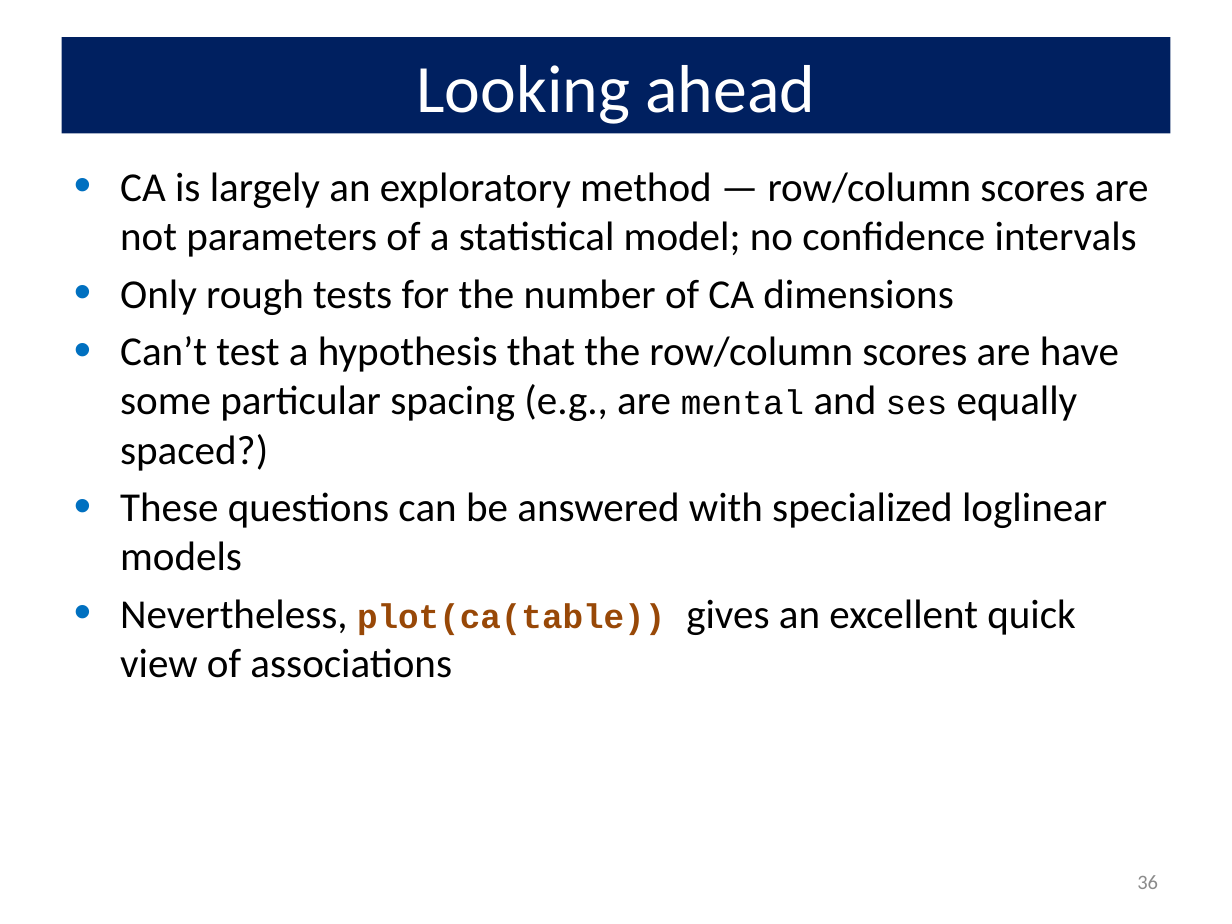
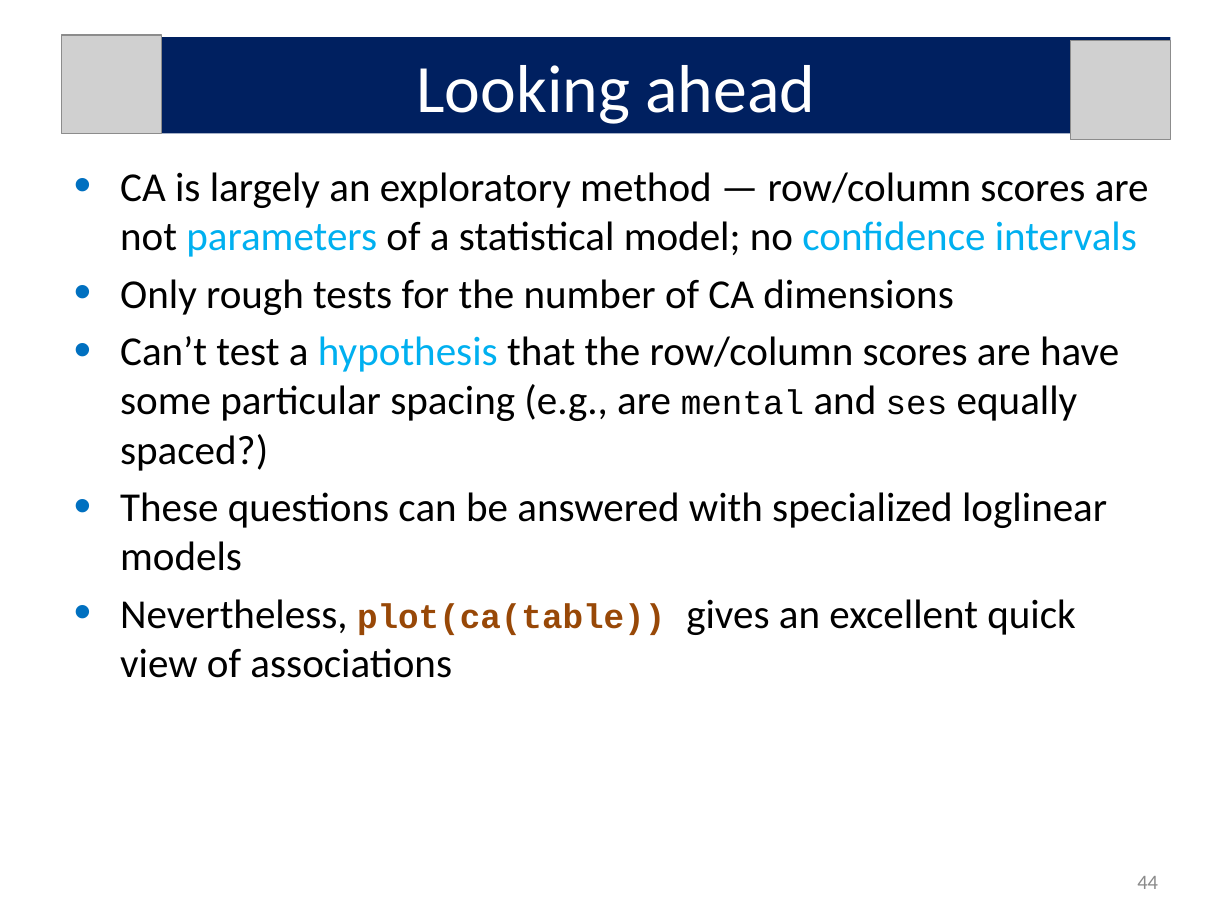
Before and after one commit to friendly/psy6136, a slide deck: slide 44 of lectures/05-Corresp.pptx (slide 36 before the commit). Drawn at 1232x924 pixels with LibreOffice and Linux fonts; fonts in the diff are those of the drawing; grey boxes stand for pictures. Boxes give left, top, right and bottom in pixels: in the first picture for what was removed or moved away, otherwise in the second. Text is boxed around its words. In the diff, an @@ line names an element or a change of style, - is before the commit and + after.

```diff
--- a/lectures/05-Corresp.pptx
+++ b/lectures/05-Corresp.pptx
@@ picture added at [62, 34, 161, 133] @@
@@ picture added at [1071, 41, 1170, 139] @@
@@ text at [120, 172, 1149, 471]: text colour #000000 to #00B0F0 in "parameters confidence intervals", "hypothesis" @@
@@ page number at [1137, 876, 1158, 889]: text changed @@
-36
+44
```
Also in this commit, not shown: 9 other slides changed, 8 slides added, 5 other files.
